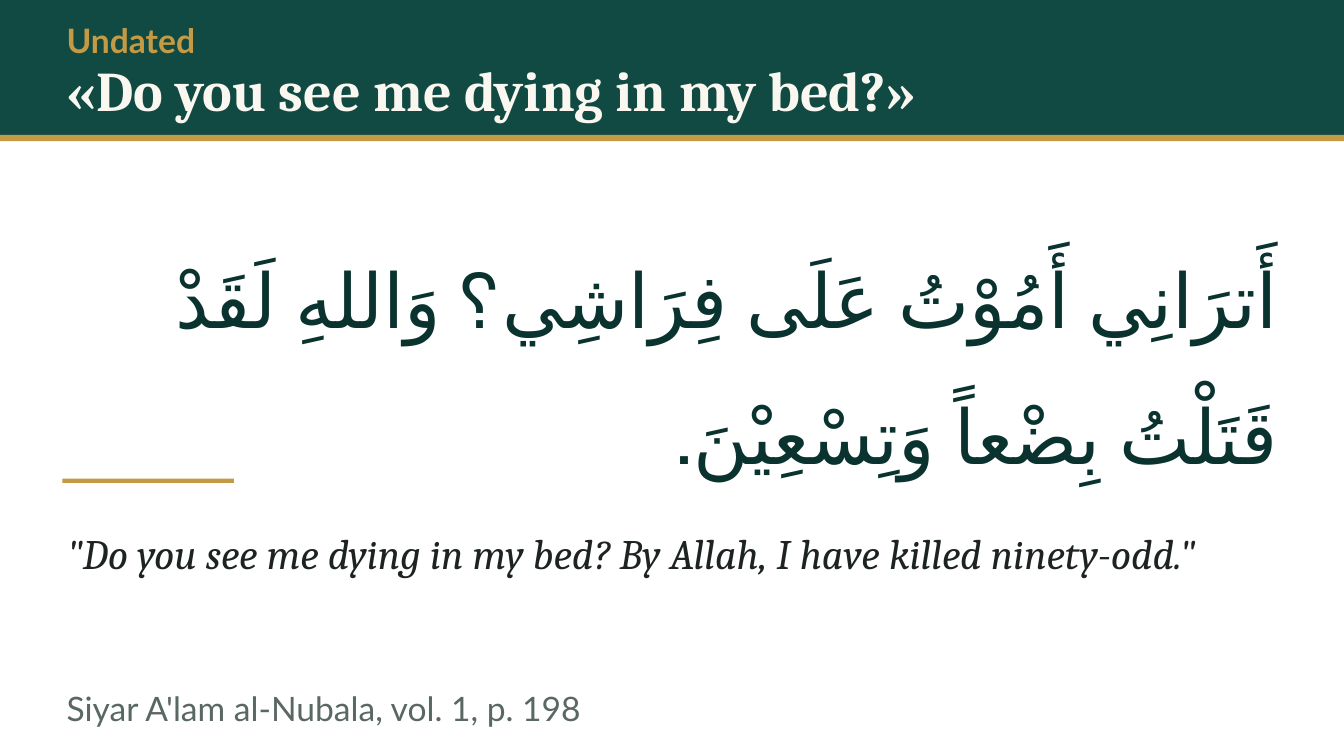
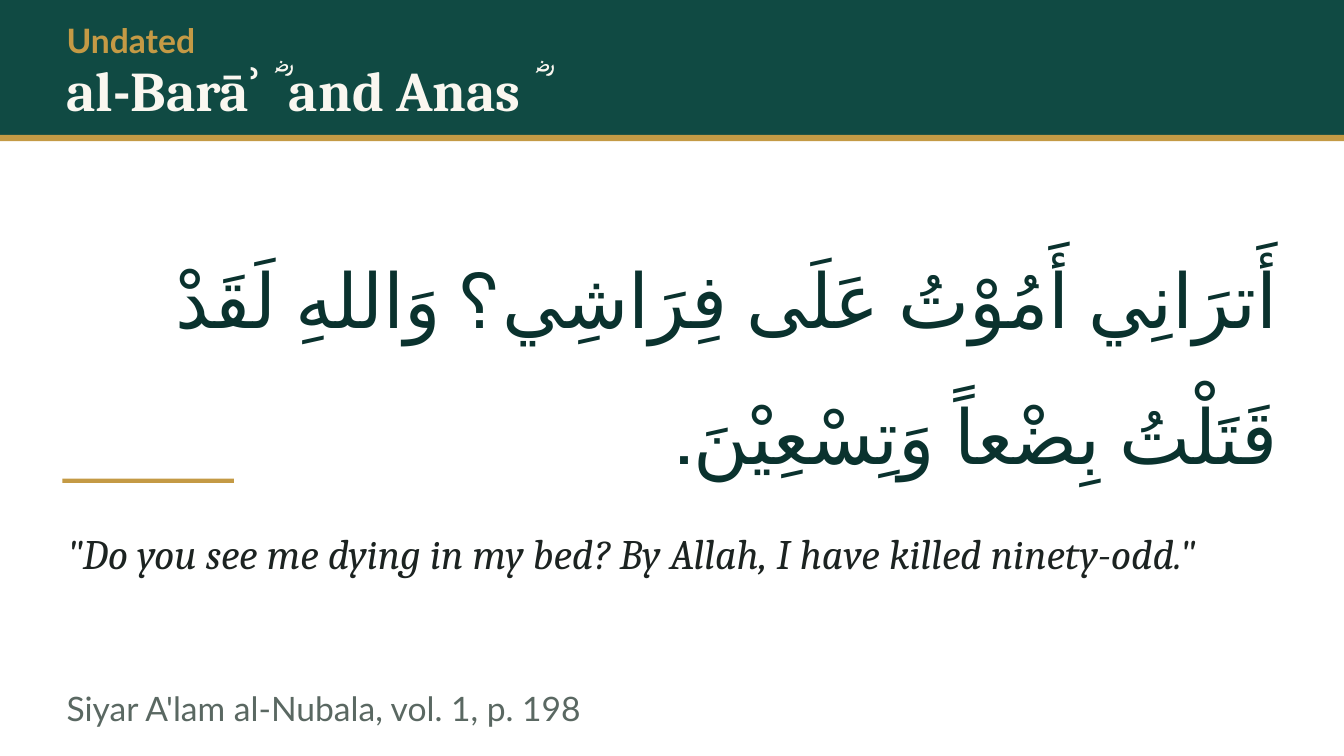
Before and after one commit to daniyalyasin93/2026SeptemberIslamicHistoryClass, a slide deck: slide 13 of S05_yamama_dead_oman_mahra/S05.pptx. Drawn at 1344x756 pixels with LibreOffice and Linux fonts; fonts in the diff are those of the drawing. Boxes give left, top, right and bottom in pixels: in the first picture for what was removed or moved away, otherwise in the second. Text is boxed around its words. In the diff, an @@ line names an element or a change of style, - is before the commit and + after.

```diff
--- a/S05_yamama_dead_oman_mahra/S05.pptx
+++ b/S05_yamama_dead_oman_mahra/S05.pptx
@@ text at (67,64,534,112): text changed @@
-«Do you see me dying in my bed?»
+al-Barāʾ ؓ and Anas ؓ
```
Also in this commit, not shown: 22 other slides changed, 6 other files.
